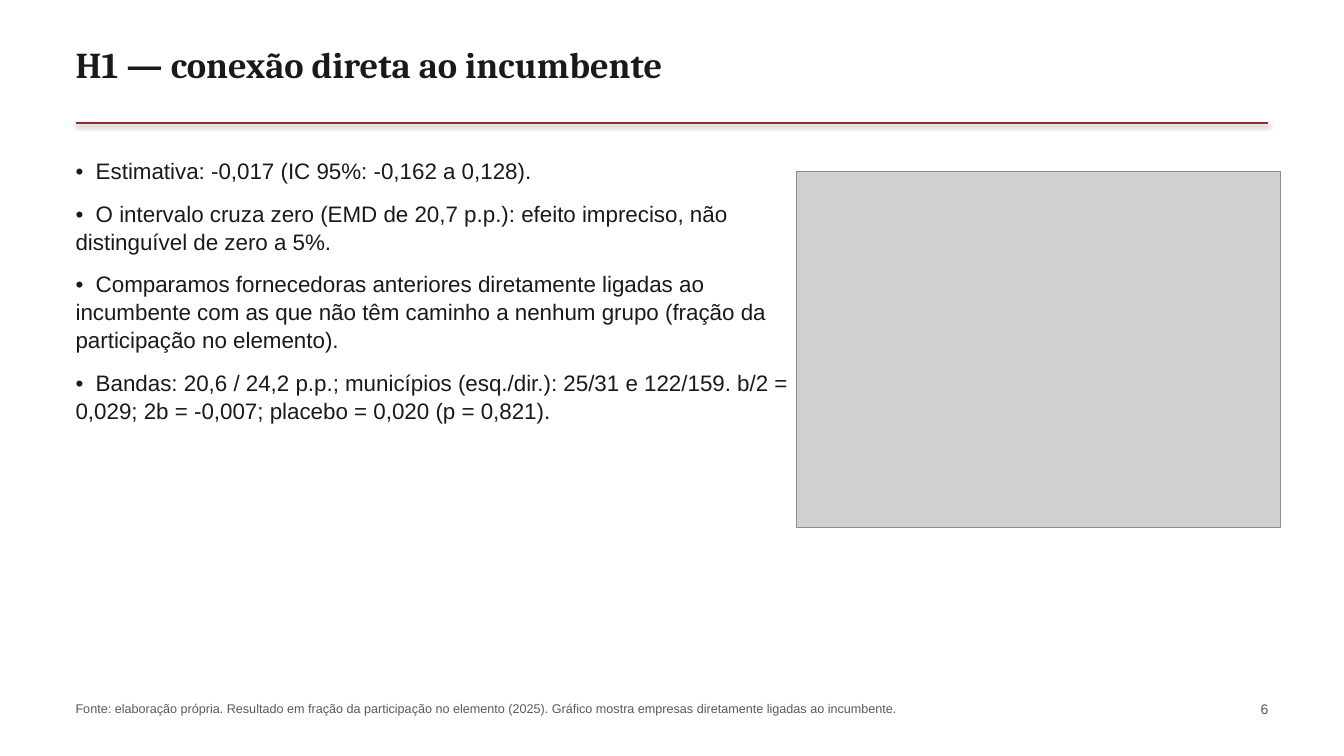
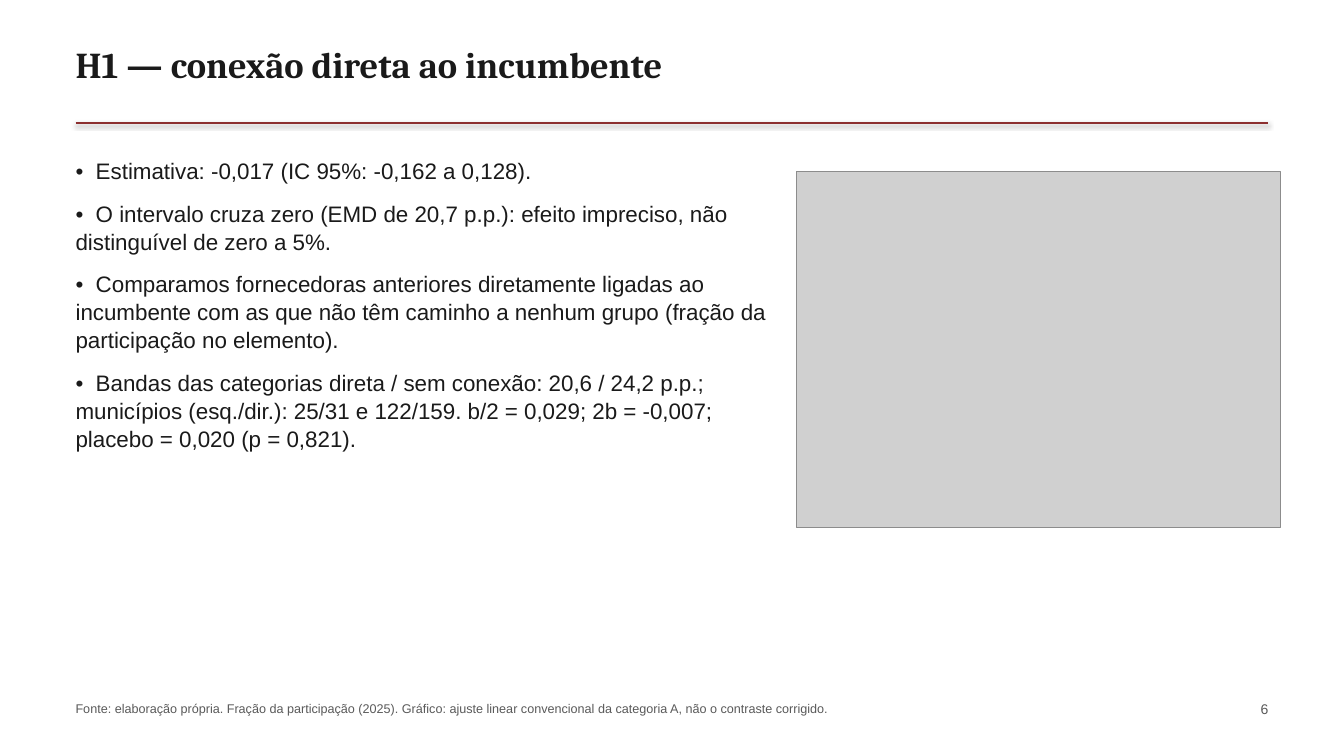
Before and after one commit to rafaelt0/redes-economicas-e-sociais-2, a slide deck: slide 6 of output/deck.pptx. Drawn at 1344x756 pixels with LibreOffice and Linux fonts; fonts in the diff are those of the drawing; grey boxes stand for pictures. Boxes give left, top, right and bottom in pixels: in the first picture for what was removed or moved away, otherwise in the second. Text is boxed around its words. In the diff, an @@ line names an element or a change of style, - is before the commit and + after.

```diff
--- a/output/deck.pptx
+++ b/output/deck.pptx
@@ text at box(76, 374, 712, 452): text changed @@
-• Bandas: 20,6 / 24,2 p.p.; municípios (esq./dir.): 25/31 e 122/159. b/2 = 0,029; 2b = -0,007; placebo = 0,020 (p = 0,821).
+• Bandas das categorias direta / sem conexão: 20,6 / 24,2 p.p.; municípios (esq./dir.): 25/31 e 122/159. b/2 = 0,029; 2b = -0,007; placebo = 0,020 (p = 0,821).
@@ text at box(76, 703, 828, 716): text changed @@
-Fonte: elaboração própria. Resultado em fração da participação no elemento (2025). Gráfico mostra empresas diretamente ligadas ao incumbente.
+Fonte: elaboração própria. Fração da participação (2025). Gráfico: ajuste linear convencional da categoria A, não o contraste corrigido.
```
Also in this commit, not shown: 9 other slides changed, 13 other files.
